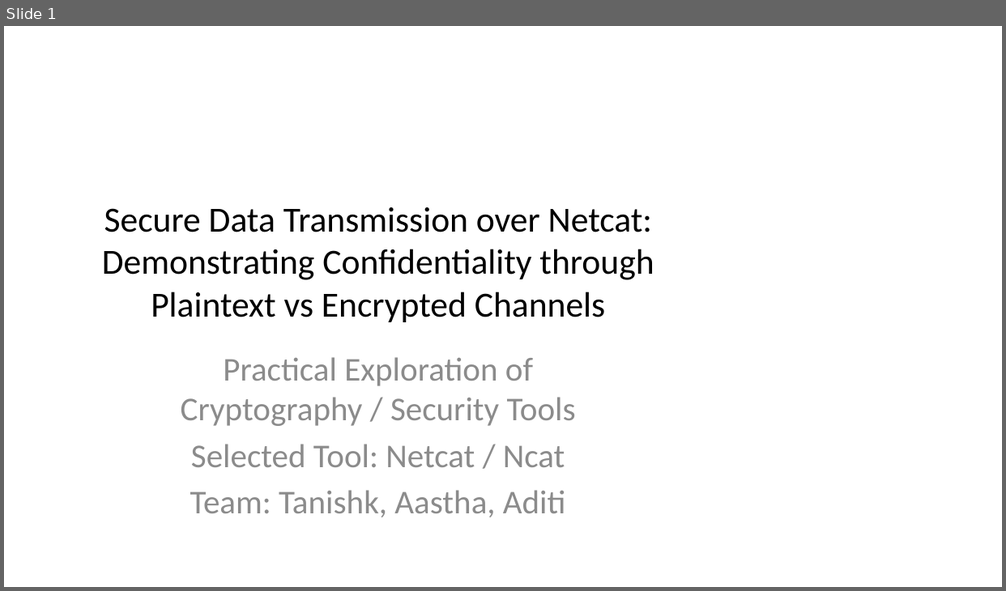
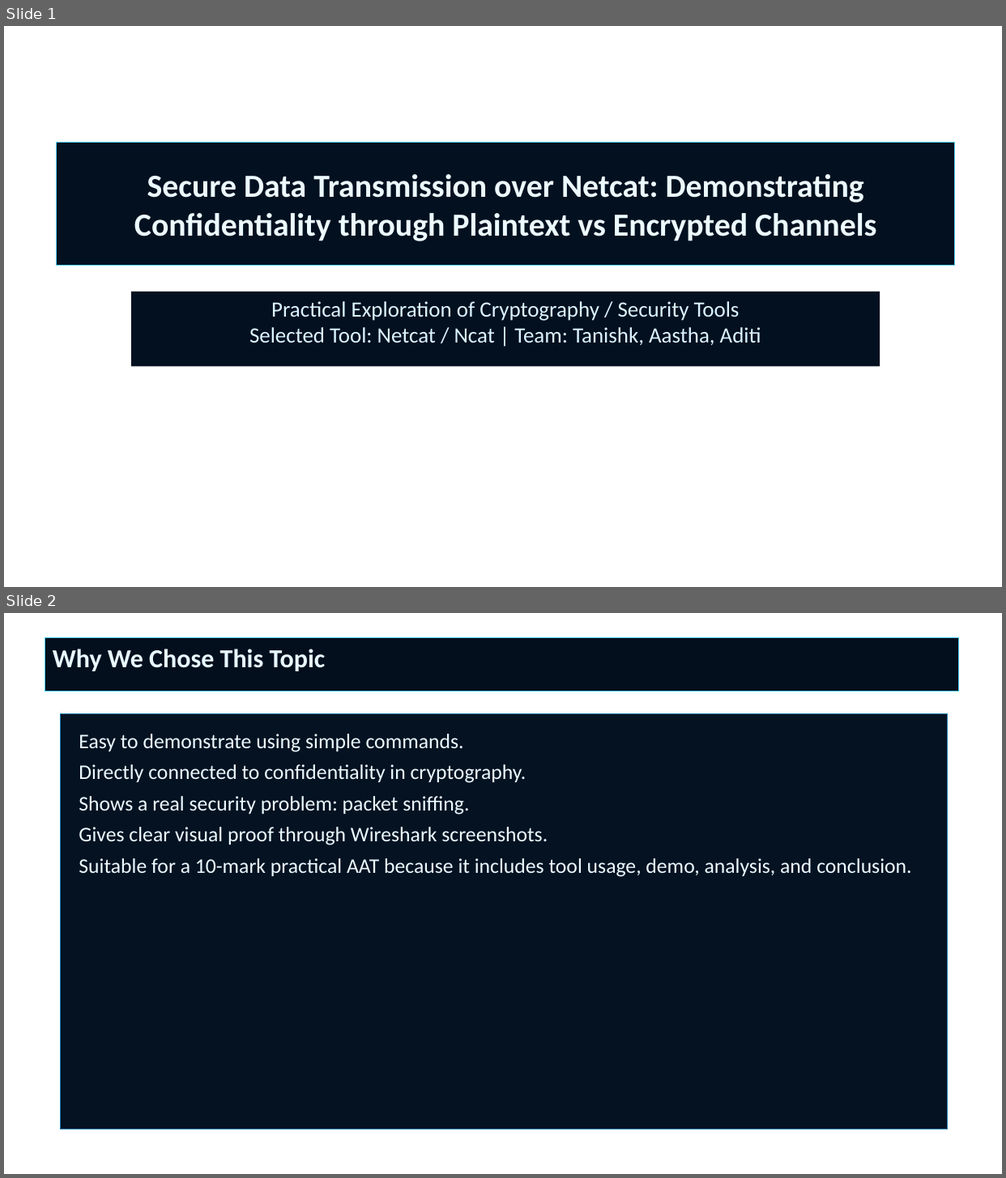
Before and after one commit to aastha2208/campussync-mobile, a slide deck: netcat_aat_project/Secure_Data_Transmission_over_Netcat_Presentation.pptx. Shown one above the other, each under a label of ours: slide 1 before the commit, slides 1 and 2 after it. The pictures are 1006x591 and 1006x1178 pixels, drawn with LibreOffice and Linux fonts; fonts in the diff are those of the drawing; background and template pictures are left out. Boxes give left, top, right and bottom in pixels: in the first picture for what was removed or moved away, otherwise in the second. Text is boxed around its words. In the diff, an @@ line names an element or a change of style, - is before the commit and + after.

```diff
--- a/netcat_aat_project/Secure_Data_Transmission_over_Netcat_Presentation.pptx
+++ b/netcat_aat_project/Secure_Data_Transmission_over_Netcat_Presentation.pptx
@@ slide 2 added at (4,613,1002,1174), background picture (left out) @@
@@ rectangle added at (45,637,958,692), fill #040F1E, outline #4BCDFF 0.75 pt, 25 pt, text #E8F8FF, bold @@
+Why We Chose This Topic
@@ rectangle added at (60,714,948,1130), fill #051222, outline #2282B4 0.75 pt, 20 pt, text #ECFAFF @@
+Easy to demonstrate using simple commands.
+Directly connected to confidentiality in cryptography.
+Shows a real security problem: packet sniffing.
+Gives clear visual proof through Wireshark screenshots.
+Suitable for a 10-mark practical AAT because it includes tool usage, demo, analysis, and conclusion.
@@ slide 1 changed as well @@
@@ rectangle "Secure Data Transmission over Netcat: ...": place and size @@
-rectangle "Secure Data Transmission over Netcat: ..." at (102,207,654,322)
+rectangle "Secure Data Transmission over Netcat: ..." at (57,142,955,266)
@@ rectangle "Secure Data Transmission over Netcat: ..." at (57,142,955,266): size 34 to 31 pt, text colour #000000 to #ECFAFF, bold on; fill none to #03101F; outline none to #57D7FF 0.75 pt @@
@@ rectangle "Practical Exploration of Cryptography / ...": place and size @@
-rectangle "Practical Exploration of Cryptography / ..." at (181,357,576,518)
+rectangle "Practical Exploration of Cryptography / ..." at (131,292,880,367)
@@ rectangle "Practical Exploration of Cryptography / ..." at (131,292,880,367): fill none to #03101F @@
@@ text in rectangle at (249,301,761,346): text changed; size 32 to 21 pt; text colour #8C8C8C to #DCF4FF @@
-Practical Exploration of Cryptography / Security Tools
-Selected Tool: Netcat / Ncat
-Team: Tanishk, Aastha, Aditi
+Practical Exploration of Cryptography / Security Tools
+Selected Tool: Netcat / Ncat | Team: Tanishk, Aastha, Aditi
```
Also in this commit, not shown: 7 other slides changed, 16 other slides added, 8 slides removed, 7 other files.
